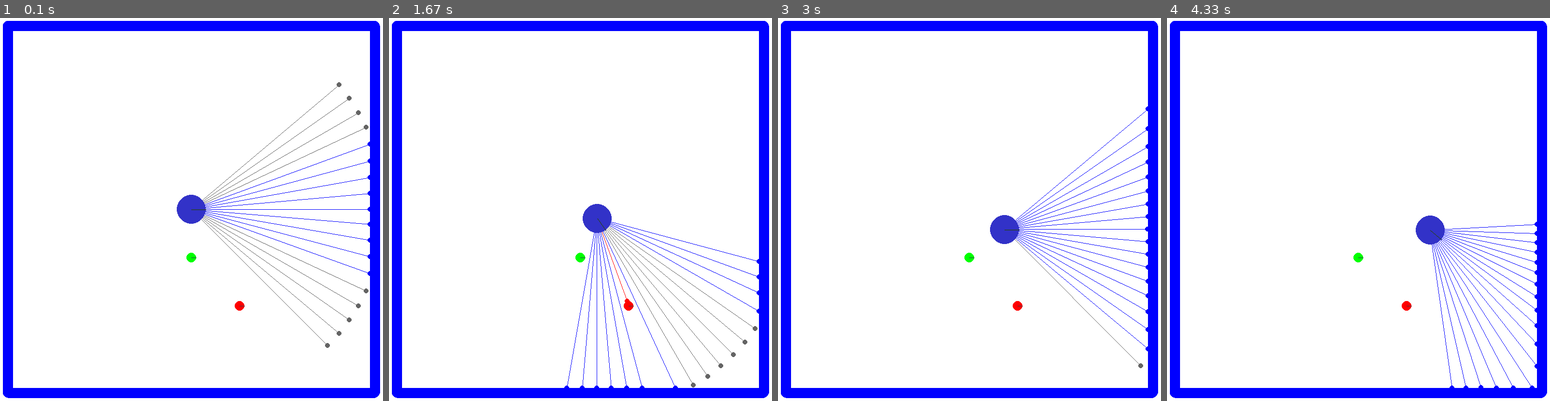
Above: before the commit, frames 1-4 (left to right).
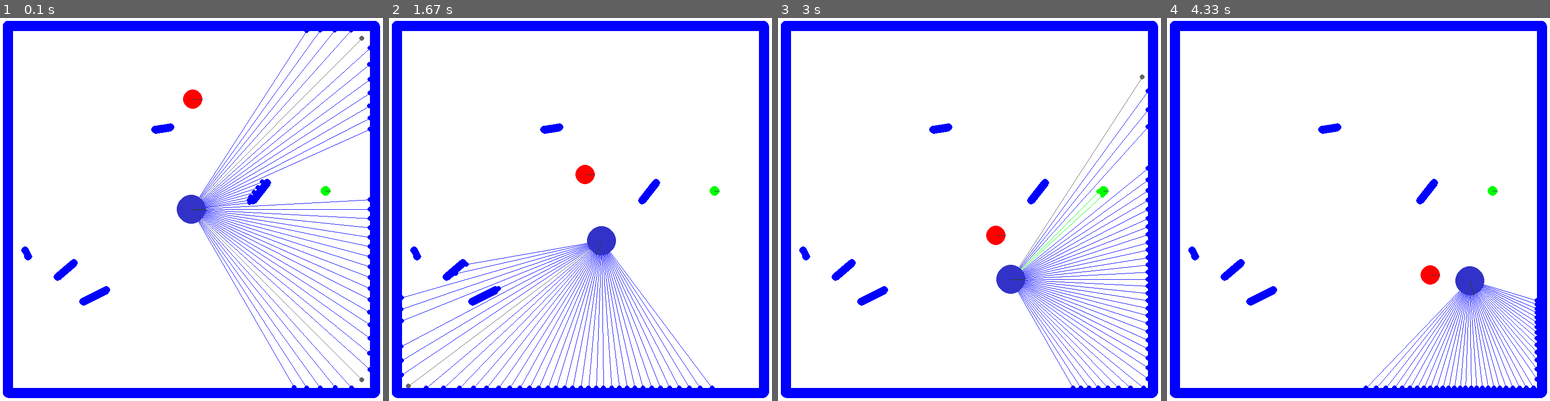
Above: after the commit, the same moments.

Repository: kvmilos/CPMII-project
Game: pygame game, started from screen_pygame.py
Two runs of this game, one before a commit and one after it. Both use one fixed random seed, a clock stepped at 60 frames per second and the inputs below.
Inputs:
- Up to frame 1 (0.1 s): no input
- Up to frame 2 (1.67 s): hold D 0.33-0.8 s; hold W 0.83-1.13 s; hold D 1.17-1.63 s
- Up to frame 3 (3 s): hold A 1.67-2.2 s; hold S 2.23-2.53 s; hold A 2.57-2.97 s
- Up to frame 4 (4.33 s): hold W 3-3.37 s; hold D 3.4-4.03 s; hold S from 4.07 s (still down)

The runs differ from the first frame. In frame 1, 3.8% of the frame differs, in the area x 5-97%, y 3-97%; in frame 2, 4.6%, in the area x 3-97%, y 27-97%; in frame 3, 4.3%; in frame 4, 3.7%.

Commit message:
walls spawning, enemy moving

Diff:
--- a/classes.py
+++ b/classes.py
@@ -8,13 +8,28 @@
     # width and height of the window
     WIDTH, HEIGHT = 800, 800
 
-    # walls around the window
-    WALLS = [
-        (20, 20, WIDTH - 20, 20),
-        (20, 20, 20, HEIGHT - 20),
-        (20, HEIGHT - 20, WIDTH - 20, HEIGHT - 20),
-        (WIDTH - 20, 20, WIDTH - 20, HEIGHT - 20)
-    ]
+    # movement and rotation speed
+    MOVEMENT_SPEED = 200
+    ROTATION_SPEED = 2
+    ENEMY_SPEED = 100
+
+    # visual field
+    VISION_FIELD_ANGLE = 120
+    VISION_FIELD_RANGE = 500
+
+    # points
+    POINTS_GAINED_PER_FOOD = 20
+    POINTS_LOST_PER_TIME = 1
+    PER_WHAT_TIME_POINTS_ARE_LOST = 2
+    POINTS_LOST_PER_ENEMY = 50
+
+    # distance from window edges to place the walls
+    WALLS_DISTANCE = 20
+
+    # sizes
+    ROBOT_SIZE = 30
+    FOOD_SIZE = 10
+    ENEMY_SIZE = 20
 
     # collision types
     ROBOT = 1
@@ -28,19 +43,26 @@
     FOOD_MASK = 0b0100
     ENEMY_MASK = 0b1000
 
-
     # mapping of 'what' -> colours
     COLOURS = {
-        "wall": (0, 0, 255, 255),
-        "food": (0, 255, 0, 255),
-        "enemy": (255, 0, 0, 255),
-        "nothing": (100, 100, 100, 255)
+        2: (0, 0, 255, 255),
+        3: (0, 255, 0, 255),
+        4: (255, 0, 0, 255),
+        0: (100, 100, 100, 255)
     }
+
+    # walls around the window
+    WALLS = [
+        (WALLS_DISTANCE, WALLS_DISTANCE, WIDTH - WALLS_DISTANCE, WALLS_DISTANCE),
+        (WALLS_DISTANCE, WALLS_DISTANCE, WALLS_DISTANCE, HEIGHT - WALLS_DISTANCE),
+        (WALLS_DISTANCE, HEIGHT - WALLS_DISTANCE, WIDTH - WALLS_DISTANCE, HEIGHT - WALLS_DISTANCE),
+        (WIDTH - WALLS_DISTANCE, WALLS_DISTANCE, WIDTH - WALLS_DISTANCE, HEIGHT - WALLS_DISTANCE)
+    ]
 
 
 class Robot():
     # robot is a circle with a vision field, the main object in the simulation
-    def __init__(self, name, space, position = (100, 100), size = 30, angle = 0, color = (50, 50, 200, 100), vision_field_angle = 90, vision_field_range = 400):
+    def __init__(self, name, space, position = (100, 100), size = Constants.ROBOT_SIZE, angle = 0, color = (50, 50, 200, 100), vision_field_angle = Constants.VISION_FIELD_ANGLE, vision_field_range = Constants.VISION_FIELD_RANGE):
         self.name = name
         # body is what is used to apply forces
         self.body = pymunk.Body(1, 1)
@@ -55,7 +77,7 @@
         self.shape.color = color
         self.body.mass = 1
         self.shape.collision_type = 1
-        self.shape.filter = pymunk.ShapeFilter(categories=Constants.ROBOT_MASK)
+        self.shape.filter = pymunk.ShapeFilter(categories=Constants.ROBOT_MASK, mask=Constants.WALL_MASK | Constants.FOOD_MASK | Constants.ENEMY_MASK)
         self.radars = []
         space.add(self.body, self.shape)
 
@@ -64,27 +86,28 @@
         self.window = window
 
         self.radars.clear()
-        for i in range(int(self.body.angle - (self.vision_angle//2)), int(self.body.angle + (self.vision_angle//2)), 5):
+        for i in range(int(self.body.angle - (self.vision_angle/2)), int(self.body.angle + (self.vision_angle/2)), 3):
             self.sense(i, self.space)
 
         for radar in self.radars:
             pos = radar[0]
             dist = radar[1]
             colour = Constants.COLOURS[radar[2]]
+            radar.append(pos - self.body.position)
             pygame.draw.line(window, colour, (self.body.position.x, self.body.position.y), (pos[0], pos[1]), 1)
             pygame.draw.circle(window, colour, (int(pos[0]), int(pos[1])), 5)
 
         # draw space onto window
         self.space.debug_draw(pymunk.pygame_util.DrawOptions(window))
-        return self.window
+        return [(pos.x, pos.y, dist, what) for _, dist, what, pos in self.radars]
 
     def rotate(self, angle) -> None:
         # rotate the robot by angle
-        self.body.angle = self.body.angle + math.radians(angle)
+        self.body.angle = self.body.angle + math.radians(angle) * Constants.ROTATION_SPEED
 
     def move(self, dist) -> None:
         # apply force to the robot to move it
-        force = dist * 100
+        force = dist * Constants.MOVEMENT_SPEED
         direction = pymunk.Vec2d(math.cos(self.body.angle), math.sin(self.body.angle))
         self.body.apply_force_at_world_point(direction * force, self.body.position)
 
@@ -92,17 +115,9 @@
         # Detect objects within the robot's vision field
         length = 0
         detected = False
-        x = int(self.body.position.x)
-        y = int(self.body.position.y)
 
         end_x = int(self.body.position.x + math.cos(self.body.angle - math.radians(degree)) * self.vision_range)
         end_y = int(self.body.position.y + math.sin(self.body.angle - math.radians(degree)) * self.vision_range)
-
-        # # Keep sensing as long as the length is less than vision range and the coordinates are within screen bounds
-        # while (0 <= x < Constants.WIDTH) and (0 <= y < Constants.HEIGHT) and not detected and length < self.vision_range:
-        #     length += 1
-        #     x = int(self.body.position.x + math.cos(self.body.angle - math.radians(degree)) * length)
-        #     y = int(self.body.position.y + math.sin(self.body.angle - math.radians(degree)) * length)
 
         query_info = space.segment_query_first(self.body.position, (end_x, end_y), 1, pymunk.ShapeFilter(mask=Constants.WALL_MASK | Constants.FOOD_MASK | Constants.ENEMY_MASK))
         if query_info:
@@ -110,16 +125,9 @@
             shape = query_info.shape
             x, y = query_info.point
             shape = query_info.shape
-            if shape.collision_type == Constants.WALL:
-                what = "wall"
-            elif shape.collision_type == Constants.FOOD:
-                what = "food"
-            elif shape.collision_type == Constants.ENEMY:
-                what = "enemy"
-            else:
-                what = "nothing"
+            what = shape.collision_type
         else:
-            what = "nothing"
+            what = 0
             x, y = end_x, end_y
 
         dist = int(math.sqrt((x - self.body.position.x) ** 2 + (y - self.body.position.y) ** 2))
@@ -133,26 +141,28 @@
         self.shape = pymunk.Segment(self.body, (start_x, start_y), (end_x, end_y), thickness)
         self.shape.color = (0, 0, 255, 255)
         self.shape.elasticity = 0.00
-        self.shape.collision_type = 2
+        self.shape.collision_type = Constants.WALL
         self.shape.friction = 1.0
         space.add(self.body, self.shape)
 
 
 class Food():
-    def __init__(self, space, position, size=10):
+    def __init__(self, space, position, size = Constants.FOOD_SIZE):
         self.body = pymunk.Body(body_type=pymunk.Body.STATIC)
         self.body.position = position
         self.shape = pymunk.Circle(self.body, size)
         self.shape.color = (0, 255, 0, 255)
-        self.shape.collision_type = 3
+        self.shape.collision_type = Constants.FOOD
+        # self.shape.filter = pymunk.ShapeFilter(mask=Constants.FOOD_MASK)
         space.add(self.body, self.shape)
 
 
 class Enemy():
-    def __init__(self, space, position, size=10):
-        self.body = pymunk.Body(body_type=pymunk.Body.STATIC)
+    def __init__(self, space, position, size = Constants.ENEMY_SIZE):
+        self.body = pymunk.Body(body_type=pymunk.Body.KINEMATIC)
         self.body.position = position
         self.shape = pymunk.Circle(self.body, size)
         self.shape.color = (255, 0, 0, 255)
-        self.shape.collision_type = 4
+        self.shape.collision_type = Constants.ENEMY
+        # self.shape.filter = pymunk.ShapeFilter(mask=Constants.ENEMY_MASK)
         space.add(self.body, self.shape)
--- a/screen_pygame.py
+++ b/screen_pygame.py
@@ -1,6 +1,11 @@
 import pygame
 import pymunk.pygame_util
 from simulation_pymunk import Constants, Simulation
+
+    #TODO: (optional) Add some 2D top-down sprites for the robot, food, enemies
+    #TODO: (optional) Add sounds
+
+    #TODO: Train an AI to play the game
 
 class Screen():
     # class with the window, to display
@@ -9,6 +14,7 @@
         pygame.display.set_caption("CPM II: Robot Simulation")
         self.window = pygame.display.set_mode((Constants.WIDTH, Constants.HEIGHT))
         self.window.fill("white")
+        self.font = pygame.font.SysFont("Arial", 30)
 
     # function to run the pygame window
     def run(self, simulation):
@@ -19,12 +25,13 @@
         dt = 1/fps
 
         space, robot = simulation.run()
-        robot.draw(self.window)
+        _ = robot.draw(self.window)
 
         while run:
             for event in pygame.event.get():
                 if event.type == pygame.QUIT or event.type == pygame.KEYDOWN and event.key == pygame.K_ESCAPE:
                     run = False
+
             # move the robot using wasd
             keys = pygame.key.get_pressed()
             if keys[pygame.K_w]:
@@ -35,12 +42,32 @@
                 robot.rotate(-1)
             if keys[pygame.K_d]:
                 robot.rotate(1)
+
             self.window.fill("white")
-            robot.draw(self.window)
+            sensors = robot.draw(self.window)
+
+            # update points every frame
+            simulation.update_points(dt)
+
+            # TODO: where to put this? also, what exact info do we need to output?
+            # # info for future training (?)
+            # info = [robot.body.velocity.x, robot.body.velocity.y, sensors]
+            # print(info)
+
+            # move the enemies
+            simulation.move_enemies()
+
             pygame.display.update()
             space.step(dt)
             clock.tick(fps)
+
         pygame.quit()
+
+    def display_points(self, points):
+        # render the points
+        points_surface = self.font.render(f"Points: {points}", True, "black")
+        self.window.blit(points_surface, (10, 10))
+
 
 if __name__ == "__main__":
     simulation = Simulation()
--- a/simulation_pymunk.py
+++ b/simulation_pymunk.py
@@ -1,31 +1,142 @@
 import pymunk
+import random
 from classes import Robot, Wall, Constants, Food, Enemy
 
 class Simulation():
     # class to create the simulation environment
+    def __init__(self):
+        self.points = 0
+        self.timer = 0
+        self.enemies = []
+
+
     def run(self):
-    # function to run the simulation
-        space = pymunk.Space()
-        space.gravity = (0.0, 0.0)
-        space.iterations = 30
+        # function to run the simulation
+        self.space = pymunk.Space()
+        self.space.gravity = (0.0, 0.0)
+        self.space.iterations = 30
 
-        robot = Robot("robot", space, (Constants.WIDTH // 2, Constants.HEIGHT // 2))
+        self.robot = Robot("robot", self.space, (Constants.WIDTH // 2, Constants.HEIGHT // 2))
 
         for cords in Constants.WALLS:
-            wall = Wall(space, *cords)
+            wall = Wall(self.space, *cords)
 
-        #TODO: Add random food spawning
-        #TODO: Add enemy spawning
-        #TODO: Add enemy movement
-        #TODO (optional): Add random walls spawning
-        #TODO: Implement player-food collision - eating
-        #TODO: Implement player-enemy collision - dying/HP system (?)
-        #TODO: Add sprites for the robot, food, enemies
-        #TODO (optional): Add sounds
-        #TODO: Train an AI to play the game
+        # spawn  random walls, initial food, and enemy
+        self.spawn_random_walls()
+        self.spawn_food(10)
+        self.spawn_enemy(10)
+
+        # collision handlers
+        # robot-food
+        food_handler = self.space.add_collision_handler(Constants.ROBOT, Constants.FOOD)
+        food_handler.begin = self.robot_eat_food
+
+        # robot-enemy
+        enemy_handler = self.space.add_collision_handler(Constants.ROBOT, Constants.ENEMY)
+        enemy_handler.begin = self.robot_hit_enemy
+
+        return self.space, self.robot
+
+    def spawn_random_walls(self, n=5):
+        # function to add random walls
+        for _ in range(n):
+            start_x = random.randint(Constants.WALLS_DISTANCE, Constants.WIDTH - Constants.WALLS_DISTANCE)
+            start_y = random.randint(Constants.WALLS_DISTANCE, Constants.HEIGHT - Constants.WALLS_DISTANCE)
+            end_x = random.randint(start_x - 50, start_x + 50)
+            end_y = random.randint(start_y - 50, start_y + 50)
+            Wall(self.space, start_x, start_y, end_x, end_y, thickness = 8)
+
+    def spawn_food(self, shift):
+        # function to add random food
+        while True:
+            # generate random position in between walls
+            x = random.randint(Constants.WALLS_DISTANCE + shift, Constants.WIDTH - Constants.WALLS_DISTANCE - shift)
+            y = random.randint(Constants.WALLS_DISTANCE + shift, Constants.HEIGHT - Constants.WALLS_DISTANCE - shift)
+
+            # create a temp body to check for overlap
+            temp_body = pymunk.Body(body_type=pymunk.Body.STATIC)
+            temp_body.position = (x, y)
+            temp_shape = pymunk.Circle(temp_body, Constants.FOOD_SIZE)
+
+            # check for overlap
+            overlap = self.space.shape_query(temp_shape)
+
+            # if no overlap, add the food
+            if not overlap:
+                Food(self.space, (x, y))
+                break
+
+    def spawn_enemy(self, shift):
+        # function to add random enemy
+        while True:
+            # generate random position in between walls
+            x = random.randint(Constants.WALLS_DISTANCE + shift, Constants.WIDTH - Constants.WALLS_DISTANCE - shift)
+            y = random.randint(Constants.WALLS_DISTANCE + shift, Constants.HEIGHT - Constants.WALLS_DISTANCE - shift)
+
+            if (abs(x - self.robot.body.position.x) > 100) or (abs(y - self.robot.body.position.y) > 100):
+                # create a temp body to check for overlap
+                temp_body = pymunk.Body(body_type=pymunk.Body.STATIC)
+                temp_body.position = (x, y)
+                temp_shape = pymunk.Circle(temp_body, Constants.ENEMY_SIZE)
+            else:
+                continue
+
+            # check for overlap
+            overlap = self.space.shape_query(temp_shape)
+
+            # if no overlap, add the enemy
+            if not overlap:
+                enemy = Enemy(self.space, (x, y))
+                self.enemies.append(enemy)
+                break
+
+    def robot_eat_food(self, arbiter, space, data):
+        # remove the food from the space
+        food_shape = arbiter.shapes[1]
+        space.remove(food_shape, food_shape.body)
+
+        # add a new food in a random position
+        self.spawn_food(10)
+
+        # increase the points
+        self.points += Constants.POINTS_GAINED_PER_FOOD
+
+        return False
+
+    def robot_hit_enemy(self, arbiter, space, data):
+        # Decrease points by 50
+        if self.points - 50 >= 0:
+            self.points -= 50
+        else:
+            self.points = 0
+
+        # Bounce the robot and enemy off each other
+        robot_body = arbiter.shapes[0].body
+        enemy_body = arbiter.shapes[1].body
+
+        # Calculate the bounce direction and apply impulse
+        direction = robot_body.position - enemy_body.position
+        direction = direction.normalized() * 20
+
+        robot_body.apply_impulse_at_local_point(direction)
+        enemy_body.apply_impulse_at_local_point(-direction)
+
+        return True
+
+    def move_enemies(self):
+        for enemy in self.enemies:
+            direction = self.robot.body.position - enemy.body.position
+            if direction.length > 0:
+                direction = direction.normalized() * Constants.ENEMY_SPEED
+                enemy.body.velocity = direction
 
 
-        Food(space, (400, 500))
-        Enemy(space, (500, 600))
-
-        return space, robot
+    def update_points(self, dt):
+        # decrease a point every X seconds
+        self.timer += dt
+        if self.timer >= Constants.PER_WHAT_TIME_POINTS_ARE_LOST:
+            if self.points - Constants.POINTS_LOST_PER_TIME >= 0:
+                self.points -= Constants.POINTS_LOST_PER_TIME
+            else:
+                self.points = 0
+            self.timer = 0
